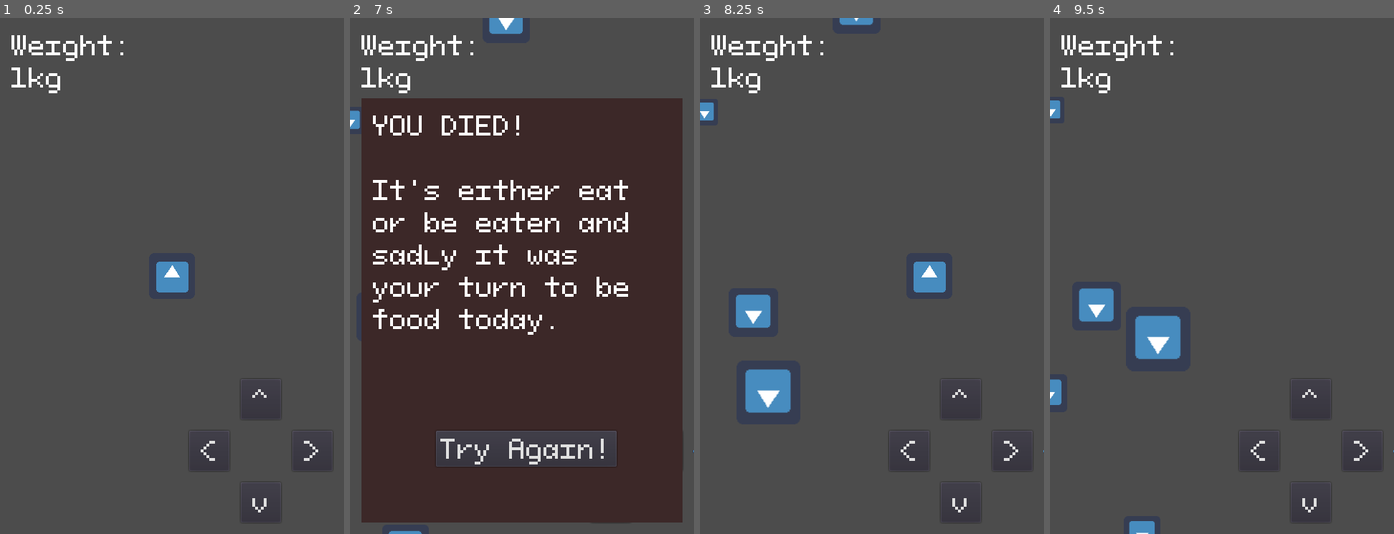
Above: before the commit, frames 1-4 (left to right).
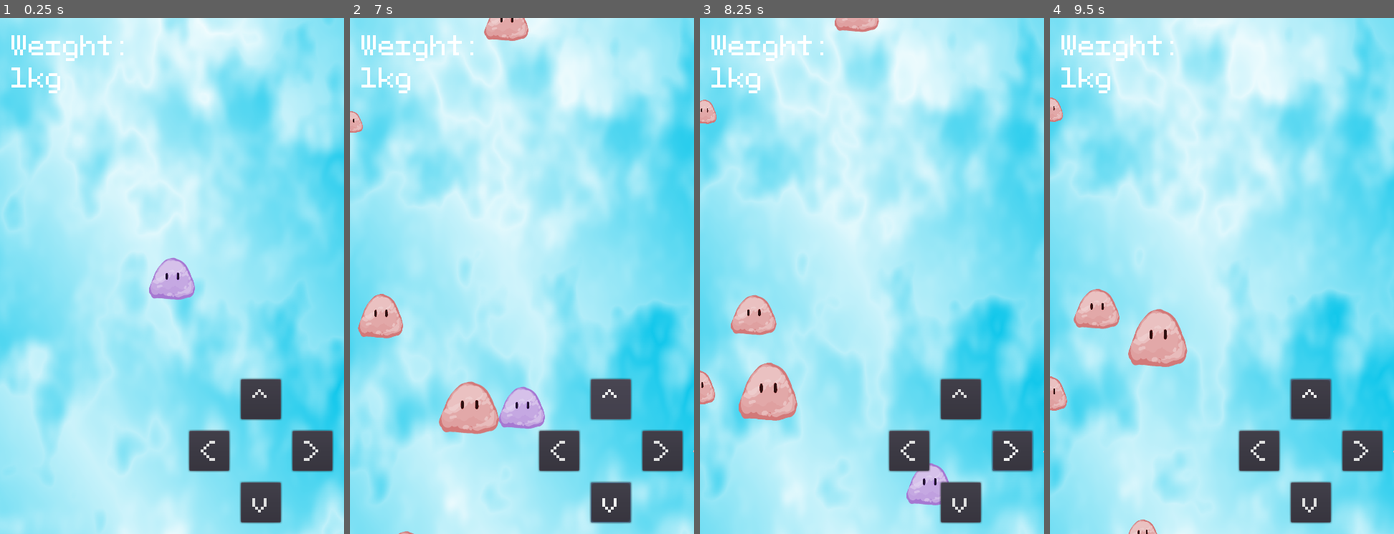
Above: after the commit, the same moments.

Repository: Demborg/scale_of_life
Game: Godot game, scene res://Main.tscn
The game is run twice, just before and just after one commit, with the same random seed, the same clock (stepped at 60 frames per second) and the same inputs. The engine's default icon, where the game draws it, is replaced by a stand-in: a white triangle on a blue panel in a dark square.
Inputs (mouse positions are in pixels of both pictures, inside the frame that each line leads up to):
- Up to frame 1 (0.25 s): no input
- Up to frame 2 (7 s): click "v" at 0.5 s; click "^" at 1.25 s; hold Right (ui_right) 2.03-2.78 s; hold Down (ui_down) 2.78-3.53 s; hold Right (ui_right) 3.53-4.28 s; hold Up (ui_up) 4.28-5.03 s; hold Left (ui_left) 5.03-6.53 s; hold Down (ui_down) from 6.53 s (still down)
- Up to frame 3 (8.25 s): release Down (ui_down) at 7.25 s; click (875, 446) at 7.25 s, where only the run before the commit has a clickable "Try Again!"; hold Right (ui_right) from 8.03 s (still down)
- Up to frame 4 (9.5 s): release Right (ui_right) at 8.78 s; hold Up (ui_up) from 8.78 s (still down)

The runs differ from the first frame. In frame 1, 96% of the frame differs, in the area x 0-100%, y 0-100%; in frame 2, 98%; in frame 3, 96%; in frame 4, 96%.

Commit message:
Visual tweeks and new assets

Diff:
--- a/Main.gd
+++ b/Main.gd
@@ -15,6 +15,7 @@
 	var s = lerp(current_scale, target_scale, delta)
 	$Node2D.scale = Vector2(s, s)
 	$Control.set_weight($Node2D/Player.mass)
+	$TextureRect.material.set_shader_param("scale", 1 / s)
 
 
 func new_game():
--- a/Main.tscn
+++ b/Main.tscn
@@ -1,9 +1,21 @@
-[gd_scene load_steps=6 format=2]
+[gd_scene load_steps=10 format=2]
 
 [ext_resource path="res://Player.tscn" type="PackedScene" id=1]
 [ext_resource path="res://Main.gd" type="Script" id=2]
 [ext_resource path="res://Other.tscn" type="PackedScene" id=3]
 [ext_resource path="res://Control.tscn" type="PackedScene" id=4]
+[ext_resource path="res://Water.gdshader" type="Shader" id=5]
+
+[sub_resource type="OpenSimplexNoise" id=5]
+
+[sub_resource type="NoiseTexture" id=4]
+seamless = true
+noise = SubResource( 5 )
+
+[sub_resource type="ShaderMaterial" id=3]
+shader = ExtResource( 5 )
+shader_param/scale = 1.0
+shader_param/NOISE_PATTERN = SubResource( 4 )
 
 [sub_resource type="Curve2D" id=1]
 _data = {
@@ -13,6 +25,11 @@
 [node name="Node" type="Node"]
 script = ExtResource( 2 )
 other_scene = ExtResource( 3 )
+
+[node name="TextureRect" type="ColorRect" parent="."]
+material = SubResource( 3 )
+margin_right = 480.0
+margin_bottom = 720.0
 
 [node name="SpawnTimer" type="Timer" parent="."]
 
--- a/Other.gd
+++ b/Other.gd
@@ -29,7 +29,7 @@
 	mass = m
 	var s = sqrt(m)
 	s = Vector2(s, s)
-	$AnimatedSprite.scale = s
+	$Node2D.scale = s
 	$CollisionShape2D.scale = s
 	$VisibilityNotifier2D.scale = s
 
--- a/Other.tscn
+++ b/Other.tscn
@@ -1,18 +1,19 @@
-[gd_scene load_steps=5 format=2]
+[gd_scene load_steps=6 format=2]
 
-[ext_resource path="res://icon.png" type="Texture" id=1]
+[ext_resource path="res://other2.png" type="Texture" id=1]
 [ext_resource path="res://Other.gd" type="Script" id=2]
+[ext_resource path="res://other1.png" type="Texture" id=3]
+
+[sub_resource type="CircleShape2D" id=2]
+radius = 24.0
 
 [sub_resource type="SpriteFrames" id=1]
 animations = [ {
-"frames": [ ExtResource( 1 ) ],
+"frames": [ ExtResource( 3 ), ExtResource( 1 ) ],
 "loop": true,
 "name": "default",
 "speed": 5.0
 } ]
-
-[sub_resource type="RectangleShape2D" id=2]
-extents = Vector2( 32, 32 )
 
 [node name="Other" type="Area2D"]
 script = ExtResource( 2 )
@@ -20,14 +21,17 @@
 [node name="VisibilityNotifier2D" type="VisibilityNotifier2D" parent="."]
 scale = Vector2( 3, 3 )
 
-[node name="AnimatedSprite" type="AnimatedSprite" parent="."]
-rotation = -3.14159
-frames = SubResource( 1 )
-
 [node name="CollisionShape2D" type="CollisionShape2D" parent="."]
 shape = SubResource( 2 )
 __meta__ = {
 "_edit_group_": true
 }
 
+[node name="Node2D" type="Node2D" parent="."]
+
+[node name="AnimatedSprite" type="AnimatedSprite" parent="Node2D"]
+scale = Vector2( 0.28302, 0.376345 )
+frames = SubResource( 1 )
+playing = true
+
 [connection signal="screen_exited" from="VisibilityNotifier2D" to="." method="_on_VisibilityNotifier2D_screen_exited"]
--- a/Player.gd
+++ b/Player.gd
@@ -32,7 +32,7 @@
 	mass = m
 	var s = sqrt(mass)
 	s = Vector2(s, s)
-	$AnimatedSprite.scale = s
+	$Node2D.scale = s
 	$CollisionShape2D.scale = s
 
 
--- a/Player.tscn
+++ b/Player.tscn
@@ -1,18 +1,19 @@
-[gd_scene load_steps=5 format=2]
+[gd_scene load_steps=6 format=2]
 
-[ext_resource path="res://icon.png" type="Texture" id=1]
+[ext_resource path="res://player2.png" type="Texture" id=1]
 [ext_resource path="res://Player.gd" type="Script" id=2]
+[ext_resource path="res://player1.png" type="Texture" id=3]
+
+[sub_resource type="CircleShape2D" id=2]
+radius = 32.0
 
 [sub_resource type="SpriteFrames" id=1]
 animations = [ {
-"frames": [ ExtResource( 1 ) ],
+"frames": [ ExtResource( 3 ), ExtResource( 1 ) ],
 "loop": true,
 "name": "default",
-"speed": 5.0
+"speed": 2.0
 } ]
-
-[sub_resource type="RectangleShape2D" id=2]
-extents = Vector2( 32, 32 )
 
 [node name="Player" type="Area2D"]
 script = ExtResource( 2 )
@@ -20,11 +21,16 @@
 "_edit_group_": true
 }
 
-[node name="AnimatedSprite" type="AnimatedSprite" parent="."]
-frames = SubResource( 1 )
-
 [node name="CollisionShape2D" type="CollisionShape2D" parent="."]
 shape = SubResource( 2 )
 
+[node name="Node2D" type="Node2D" parent="."]
+
+[node name="AnimatedSprite" type="AnimatedSprite" parent="Node2D"]
+scale = Vector2( 0.306083, 0.423965 )
+frames = SubResource( 1 )
+frame = 1
+playing = true
+
 [connection signal="area_entered" from="." to="." method="_on_Player_area_entered"]
 [connection signal="body_entered" from="." to="." method="_on_Player_body_entered"]
--- /dev/null
+++ b/Water.gdshader
@@ -0,0 +1,39 @@
+shader_type canvas_item;
+
+uniform float scale = 1;
+
+uniform sampler2D NOISE_PATTERN;
+
+
+vec2 random(vec2 uv) {
+	return vec2(fract(sin(dot(uv.xy,
+		vec2(12.9898,78.233))) * 43758.5453123));
+}
+
+float worley(vec2 uv, float columns, float rows) {
+
+	vec2 index_uv = floor(vec2(uv.x * columns, uv.y * rows));
+	vec2 fract_uv = fract(vec2(uv.x * columns, uv.y * rows));
+
+	float minimum_dist = 1.0;
+
+	for (int y= -1; y <= 1; y++) {
+		for (int x= -1; x <= 1; x++) {
+			vec2 neighbor = vec2(float(x),float(y));
+			vec2 point = random(index_uv + neighbor);
+
+			vec2 diff = neighbor + point - fract_uv;
+			float dist = length(diff);
+			minimum_dist = min(minimum_dist, dist);
+		}
+	}
+
+	return minimum_dist;
+}
+
+void fragment() {
+	vec2 uv_scaled = scale * UV;
+	vec2 offset = texture(NOISE_PATTERN, uv_scaled + TIME * vec2(0.03, 0.01)).xy;
+	float worley = worley(uv_scaled + offset, 1.0, 2.0);
+	COLOR = vec4(1, 1, 1, worley);
+}
--- a/project.godot
+++ b/project.godot
@@ -65,4 +65,5 @@
 quality/driver/driver_name="GLES2"
 vram_compression/import_etc=true
 vram_compression/import_etc2=false
+environment/default_clear_color=Color( 0.0666667, 0.780392, 0.921569, 1 )
 environment/default_environment="res://default_env.tres"
Binary file added: other1.png
Not shown, added: other1.png.import
Binary file added: other2.png
Not shown, added: other2.png.import
Binary file added: player1.png
Not shown, added: player1.png.import
Binary file added: player2.png
Not shown, added: player2.png.import
